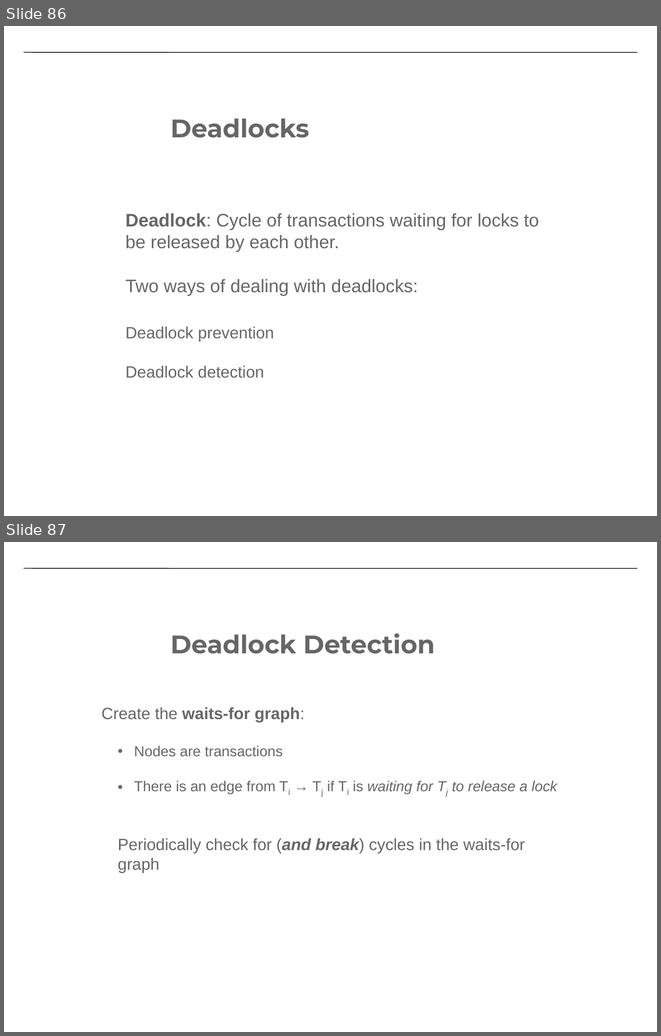
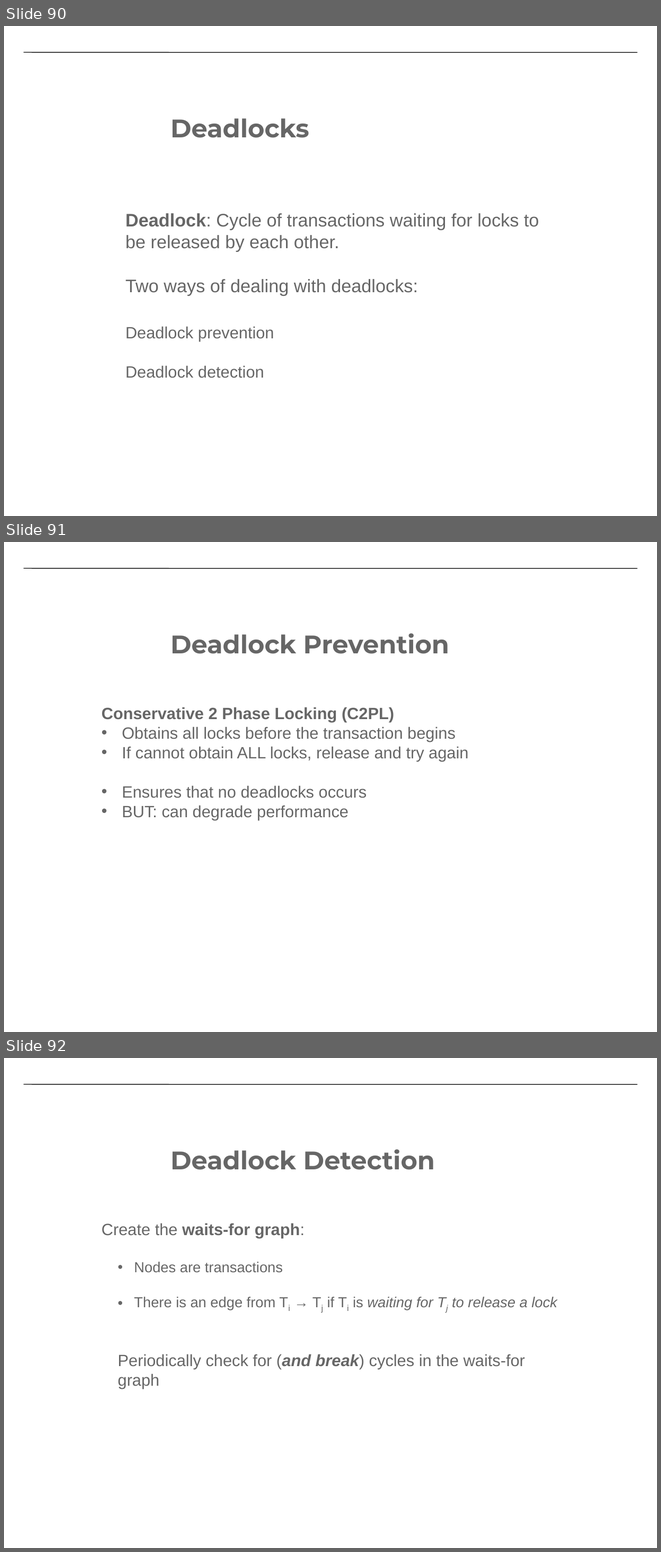
Before and after one commit to CS-W4121/cs-w4121.github.io, a slide deck: slides/Topic 3 - transactions and ACID.pptx. Shown one above the other, each under a label of ours: slides 86 and 87 before the commit, slides 90, 91 and 92 after it. The pictures are 661x1036 and 661x1552 pixels, drawn with LibreOffice and Linux fonts; fonts in the diff are those of the drawing. Boxes give left, top, right and bottom in pixels: in the first picture for what was removed or moved away, otherwise in the second. Text is boxed around its words. In the diff, an @@ line names an element or a change of style, - is before the commit and + after.

```diff
--- a/slides/Topic 3 - transactions and ACID.pptx
+++ b/slides/Topic 3 - transactions and ACID.pptx
@@ slide 91 added at (4,542,657,1032), background #FFFFFF; not listed: 1 template element that a slide beside it also shows @@
@@ title added at (170,633,449,654), 28 pt, text #666666, bold @@
+Deadlock Prevention
@@ text added at (102,707,468,820), 18 pt, text #666666 @@
+Conservative 2 Phase Locking (C2PL)
+• Obtains all locks before the transaction begins
+• If cannot obtain ALL locks, release and try again
+• Ensures that no deadlocks occurs
+• BUT: can degrade performance
@@ what was slide 86 is now slide 90 @@
@@ what was slide 87 is now slide 92 @@
```
Also in this commit, not shown: 5 slides changed, 4 other slides added.
